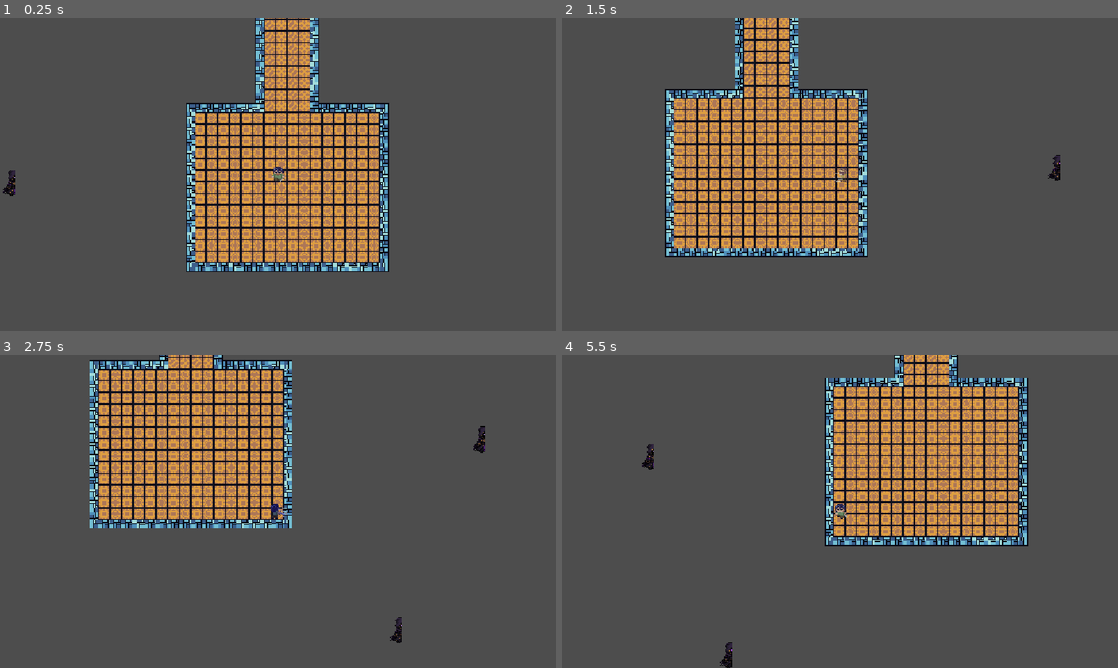
Above: before the commit, frames 1-4 (two rows, left to right).
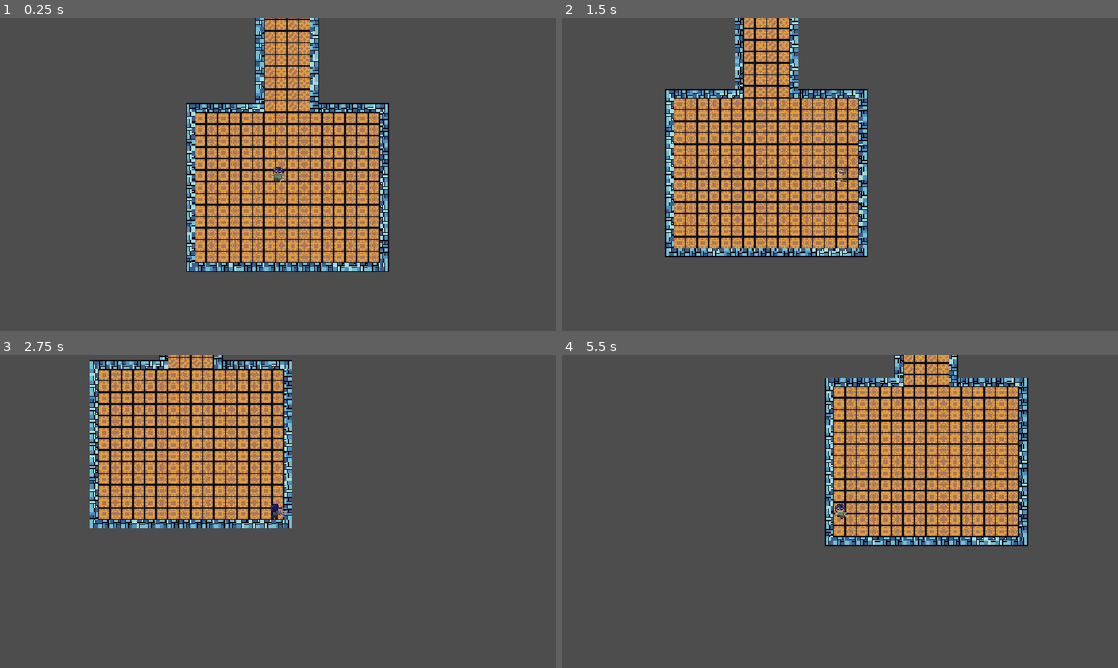
Above: after the commit, the same moments.

Repository: PisangRebus-cmyk/LELE-ZERO-PROJECT
Game: Godot game, scene res://Scene/Level_3.tscn
Same seed, same stepped clock (60 frames per second), same inputs: the game is played once before the commit and once after it. This scene is started directly instead of the project's main scene. The engine's default icon, where the game draws it, is replaced by a stand-in: a white triangle on a blue panel in a dark square.
Inputs (mouse positions are in pixels of both pictures, inside the frame that each line leads up to):
- Up to frame 1 (0.25 s): no input
- Up to frame 2 (1.5 s): tap Enter (ui_accept) at 0.5, 0.77 s; move the mouse to (962, 158) at 0.52 s; press the mouse at (962, 158) at 0.53 s; hold D (walk_right) 0.53-1.28 s; move the mouse to (728, 190) at 1.27 s; release the mouse at (728, 190) at 1.28 s; hold S (walk_down) from 1.28 s (still down); tap Space (dodge) at 1.35 s
- Up to frame 3 (2.75 s): tap Enter (ui_accept) at 1.52 s; move the mouse to (333, 442) at 2.02 s; release S (walk_down) at 2.03 s; hold D (walk_right) from 2.03 s (still down); hold Right mouse button (guard) from 2.03 s (still down)
- Up to frame 4 (5.5 s): move the mouse to (812, 574) at 2.77 s; release D (walk_right) at 2.78 s; release Right mouse button (guard) at 2.78 s; hold W (walk_up) 2.78-3.53 s; tap E (interact) at 2.85 s; click (812, 574) at 2.92 s; tap Enter (ui_accept) at 3.02, 3.77, 4.52 s; move the mouse to (1006, 558) at 3.52 s; hold F (switch_character) 3.53-4.28 s; hold A (walk_left) 3.53-5.03 s; move the mouse to (673, 464) at 4.27 s; click (673, 464) at 4.35 s; move the mouse to (867, 511) at 5.02 s; hold S (walk_down) from 5.03 s (still down); tap Space (dodge) at 5.1 s; click (867, 511) at 5.17 s

The runs differ from the first frame. In frame 1, 0.1% of the frame differs, in the area x 0-3%, y 48-57%; in frame 2, 0.1%; in frame 3, 0.2%; in frame 4, 0.2%, in the area x 14-31%, y 28-100%.

Commit message:
ketinggalan

Diff:
--- a/lele-zero-sigma/Scene/BossFightArena.tscn
+++ b/lele-zero-sigma/Scene/BossFightArena.tscn
@@ -49,7 +49,7 @@
 trigger_range = 220.0
 knockback_taken = 0.5
 
-[node name="GhosstEnergyZones" type="Node" parent="." unique_id=636782206]
+[node name="GhosstEnergyZones" type="Node2D" parent="." unique_id=973467619]
 
 [node name="GhostEnergyZone6" parent="GhosstEnergyZones" unique_id=1792279258 instance=ExtResource("2_vxl3j")]
 position = Vector2(-579, 0)
@@ -106,7 +106,7 @@
 targets = [NodePath("..")]
 
 [node name="GhostEnergyZone3" parent="GhosstEnergyZones" unique_id=734475060 instance=ExtResource("2_vxl3j")]
-position = Vector2(418, -412)
+position = Vector2(409.855, -412)
 lifetime = 50.0
 free_on_expire = true
 
--- a/lele-zero-sigma/Scene/LeleZeroFinalBoss.tscn
+++ b/lele-zero-sigma/Scene/LeleZeroFinalBoss.tscn
@@ -1,10 +1,45 @@
 [gd_scene format=3 uid="uid://5h8gwks5yo0t"]
 
 [ext_resource type="Script" uid="uid://cbs6itinyteoi" path="res://Script/lele_zero_final_boss.gd" id="1_f05sr"]
+[ext_resource type="Texture2D" uid="uid://dmhsvspo3dmyk" path="res://icon.svg" id="2_2dxke"]
 [ext_resource type="Script" uid="uid://561o533d5vjq" path="res://Script/stun_gauge.gd" id="2_vpy1a"]
 [ext_resource type="Script" uid="uid://djhxso7g1uc3q" path="res://Script/telegraph.gd" id="3_vpy1a"]
 
-[sub_resource type="SpriteFrames" id="SpriteFrames_uj04i"]
+[sub_resource type="AtlasTexture" id="AtlasTexture_8iii0"]
+atlas = ExtResource("2_2dxke")
+region = Rect2(32, 64, 32, 32)
+
+[sub_resource type="AtlasTexture" id="AtlasTexture_cwt8t"]
+atlas = ExtResource("2_2dxke")
+region = Rect2(64, 64, 32, 32)
+
+[sub_resource type="AtlasTexture" id="AtlasTexture_yefuh"]
+atlas = ExtResource("2_2dxke")
+region = Rect2(64, 32, 32, 32)
+
+[sub_resource type="AtlasTexture" id="AtlasTexture_frkps"]
+atlas = ExtResource("2_2dxke")
+region = Rect2(32, 32, 32, 32)
+
+[sub_resource type="SpriteFrames" id="SpriteFrames_4felt"]
+animations = [{
+"frames": [{
+"duration": 1.0,
+"texture": SubResource("AtlasTexture_8iii0")
+}, {
+"duration": 1.0,
+"texture": SubResource("AtlasTexture_cwt8t")
+}, {
+"duration": 1.0,
+"texture": SubResource("AtlasTexture_yefuh")
+}, {
+"duration": 1.0,
+"texture": SubResource("AtlasTexture_frkps")
+}],
+"loop": 1,
+"name": &"default",
+"speed": 5.0
+}]
 
 [sub_resource type="CircleShape2D" id="CircleShape2D_uj04i"]
 
@@ -15,12 +50,9 @@
 
 [node name="LeleZero" type="CharacterBody2D" unique_id=1217196406]
 script = ExtResource("1_f05sr")
-max_health = null
-trigger_range = null
-knockback_taken = null
 
 [node name="AnimatedSprite2D" type="AnimatedSprite2D" parent="." unique_id=961786206]
-sprite_frames = SubResource("SpriteFrames_uj04i")
+sprite_frames = SubResource("SpriteFrames_4felt")
 
 [node name="CollisionShape2D" type="CollisionShape2D" parent="." unique_id=449377104]
 shape = SubResource("CircleShape2D_uj04i")
